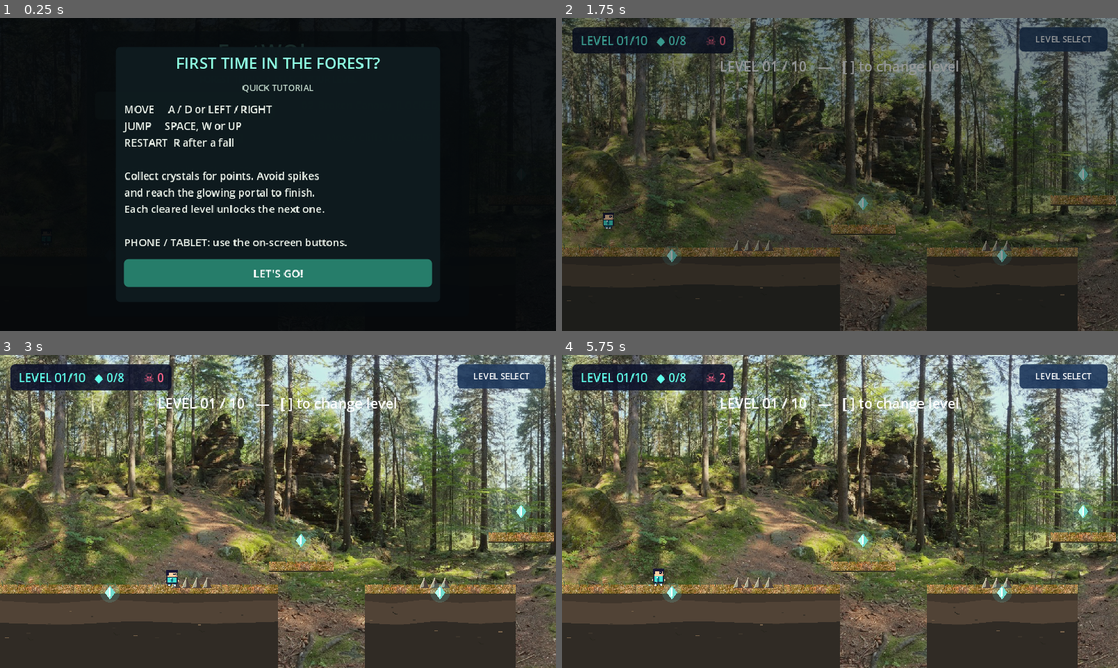
Above: before the commit, frames 1-4 (two rows, left to right).
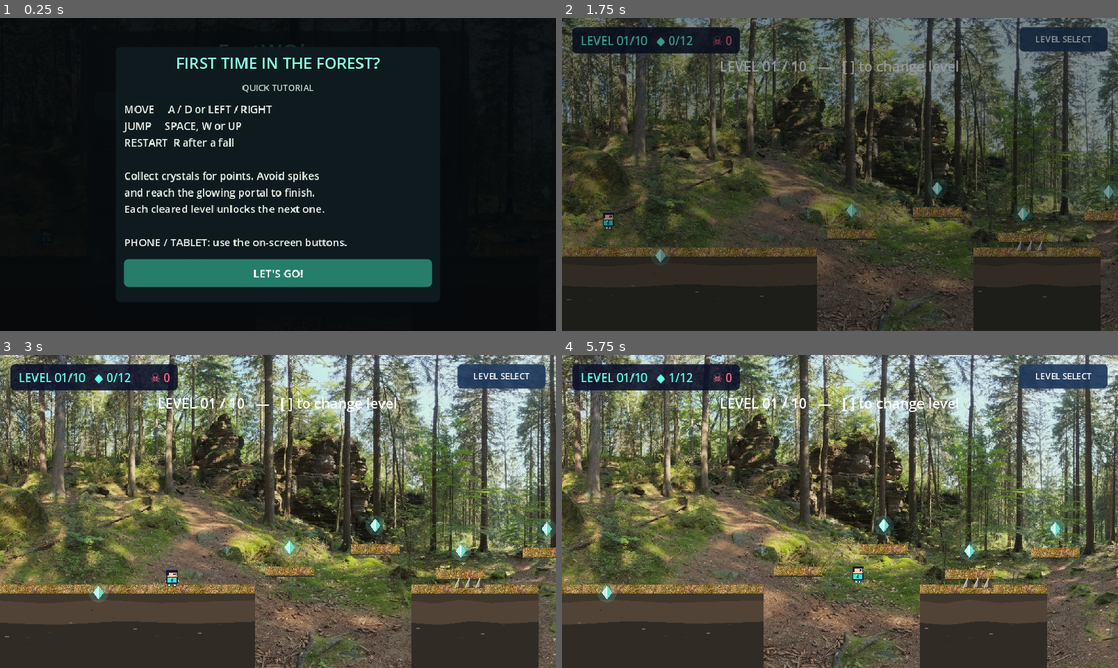
Above: after the commit, the same moments.

Repository: gggevego15-ui/FastWOken
Game: Godot game, scene res://scenes/main.tscn
Two runs of this game, one before a commit and one after it. Both use one fixed random seed, a clock stepped at 60 frames per second and the inputs below.
Inputs:
- Up to frame 1 (0.25 s): no input
- Up to frame 2 (1.75 s): click "LET'S GO!" at 0.5 s; click "01 Forest Entry" at 1.25 s
- Up to frame 3 (3 s): hold D (move_right) from 2.03 s (still down); tap Space (jump) at 2.1, 2.27, 2.57 s; tap ] (level_next) at 2.85 s
- Up to frame 4 (5.75 s): tap Space (jump) at 3.02, 3.05, 3.32, 3.8, 4.35, 4.52, 4.82, 5.27, 5.3, 5.57 s; release D (move_right) at 3.53 s; hold A (move_left) 3.53-4.28 s; tap [ (level_previous) at 3.6 s; hold D (move_right) from 4.28 s (still down); tap ] (level_next) at 5.1 s

The runs differ from the first frame. In frame 2, 4.7% of the frame differs, in the area x 0-100%, y 2-100%; in frame 3, 7.3%; in frame 4, 63%, in the area x 0-100%, y 0-100%.

Commit message:
Rework levels into calculated hardcore jump routes

Diff:
--- a/scripts/game.gd
+++ b/scripts/game.gd
@@ -256,26 +256,50 @@
 	queue_redraw()
 
 func _build_level() -> void:
-	# Each level has a hand-authored platform route and hazard rhythm.
-	var layouts := [
-		{"name":"Forest Entry", "ground":[[240,480],[760,260],[1130,300],[1560,300],[2040,400],[2440,280]], "platforms":[[520,365,112],[900,315,112],[1280,365,112],[1690,300,120],[1900,355,100],[2290,315,120]], "spikes":[[340,4],[760,3],[1130,4],[1560,4],[2010,3]], "crystals":[[190,410],[520,320],[760,410],[900,270],[1280,320],[1690,255],[1900,310],[2160,410]]},
-		{"name":"Broken Canopy", "ground":[[220,440],[690,180],[1050,180],[1440,210],[1850,200],[2280,360]], "platforms":[[450,380,90],[590,330,86],[850,370,88],[1000,300,82],[1250,350,90],[1390,285,80],[1640,340,90],[1790,285,84],[2100,350,100]], "spikes":[[310,4],[690,3],[1050,3],[1440,3],[1850,3]], "crystals":[[170,410],[450,335],[590,285],[850,325],[1000,255],[1250,305],[1390,240],[1640,295],[1790,240],[2100,305]]},
-		{"name":"Root Maze", "ground":[[210,420],[650,170],[1010,180],[1420,180],[1810,180],[2220,300]], "platforms":[[420,370,88],[520,310,80],[800,350,82],[900,285,82],[1170,355,84],[1280,300,82],[1580,350,86],[1690,285,82],[1980,350,90],[2090,295,82]], "spikes":[[290,4],[650,3],[1010,3],[1420,3],[1810,3]], "crystals":[[160,410],[420,325],[520,265],[800,305],[900,240],[1170,310],[1280,255],[1580,305],[1690,240],[1980,305]]},
-		{"name":"Mossy Cliffs", "ground":[[220,440],[690,160],[1070,160],[1450,160],[1830,160],[2250,340]], "platforms":[[440,390,100],[570,335,90],[820,390,90],[950,325,90],[1200,370,90],[1330,300,86],[1580,365,90],[1710,295,90],[1980,360,90],[2110,300,86]], "spikes":[[300,4],[690,3],[1070,3],[1450,3],[1830,3]], "crystals":[[180,410],[440,345],[570,290],[820,345],[950,280],[1200,325],[1330,255],[1580,320],[1710,250],[1980,315]]},
-		{"name":"Flooded Hollow", "ground":[[220,420],[650,180],[1030,180],[1410,180],[1790,180],[2200,320]], "platforms":[[440,360,100],[560,300,86],[820,345,88],[940,280,82],[1200,350,88],[1320,285,84],[1580,340,90],[1700,275,84],[1970,340,90],[2090,285,84]], "spikes":[[300,3],[650,3],[1030,3],[1410,3],[1790,3]], "crystals":[[160,410],[440,315],[560,260],[820,300],[940,240],[1200,305],[1320,245],[1580,295],[1700,235],[1970,295]]},
-		{"name":"Thorn Run", "ground":[[230,450],[700,170],[1080,160],[1460,170],[1840,170],[2290,380]], "platforms":[[480,365,90],[590,305,82],[860,355,82],[970,290,80],[1240,350,82],[1350,285,80],[1620,345,84],[1730,280,82],[2050,350,90],[2170,290,82]], "spikes":[[310,5],[700,4],[1080,4],[1460,4],[1840,4]], "crystals":[[170,410],[480,320],[590,265],[860,310],[970,245],[1240,305],[1350,240],[1620,300],[1730,235],[2050,305]]},
-		{"name":"Ravine Steps", "ground":[[220,420],[660,160],[1050,160],[1440,160],[1830,160],[2250,340]], "platforms":[[420,390,90],[530,340,80],[640,290,78],[820,370,82],[930,320,78],[1040,270,78],[1210,365,82],[1320,315,78],[1430,265,78],[1600,365,82],[1710,315,78],[1820,265,78],[2010,355,84],[2120,300,80]], "spikes":[[300,4],[660,3],[1050,3],[1440,3],[1830,3]], "crystals":[[160,410],[420,345],[640,245],[820,325],[1040,225],[1210,320],[1430,220],[1600,320],[1820,220],[2010,310]]},
-		{"name":"Nightwood", "ground":[[220,420],[660,170],[1030,170],[1410,170],[1790,170],[2210,320]], "platforms":[[430,370,90],[550,310,82],[800,360,84],[920,295,80],[1180,355,84],[1300,290,80],[1560,350,84],[1680,285,80],[1940,350,86],[2060,290,82]], "spikes":[[300,4],[660,3],[1030,3],[1410,3],[1790,3]], "crystals":[[160,410],[430,325],[550,265],[800,315],[920,250],[1180,310],[1300,245],[1560,305],[1680,240],[1940,305]]},
-		{"name":"Shattered Bridge", "ground":[[220,400],[600,130],[910,130],[1220,130],[1530,130],[1840,130],[2200,280]], "platforms":[[410,375,80],[500,320,72],[710,370,72],[810,315,72],[1020,370,72],[1120,310,72],[1330,365,72],[1430,305,72],[1640,360,72],[1740,300,72],[1950,355,80],[2050,295,76]], "spikes":[[300,4],[600,3],[910,3],[1220,3],[1530,3],[1840,3]], "crystals":[[150,410],[410,330],[500,275],[710,325],[810,270],[1020,325],[1120,265],[1330,320],[1430,260],[1640,315],[1740,255],[1950,310]]},
-		{"name":"The Last Canopy", "ground":[[220,390],[590,130],[900,130],[1210,130],[1520,130],[1830,130],[2180,260],[2580,300]], "platforms":[[400,380,76],[490,325,70],[690,370,70],[780,310,70],[1000,360,70],[1090,300,70],[1310,355,70],[1400,295,70],[1620,350,70],[1710,290,70],[1930,350,76],[2020,285,70],[2320,345,90],[2440,290,80]], "spikes":[[300,4],[590,3],[900,3],[1210,3],[1520,3],[1830,3],[2180,3]], "crystals":[[150,410],[400,335],[490,280],[690,325],[780,265],[1000,315],[1090,255],[1310,310],[1400,250],[1620,305],[1710,245],[1930,305],[2020,240],[2320,300]]}
-	]
-	var data: Dictionary = layouts[selected_level]
-	var ground: Array = data["ground"]
-	var elevated: Array = data["platforms"]
-	var spike_data: Array = data["spikes"]
-	var crystal_data: Array = data["crystals"]
-	level_end = float(ground[-1][0]) + float(ground[-1][1]) * 0.5 + 100.0
+	# Hardcore routes are generated from a reachability budget, not arbitrary gaps.
+	# Player physics: jump speed 445 px/s, gravity 1200 px/s^2, run speed 245 px/s.
+	var ground: Array = [[220, 440]]
+	var target_end := 2400.0 + float(selected_level) * 120.0
+	var ground_x := 820.0
+	while ground_x < target_end - 600.0:
+		ground.append([ground_x, 220.0])
+		ground_x += 600.0
+	var final_ground_x := target_end - 230.0
+	ground.append([final_ground_x, 300.0])
+
+	# Difficulty rises through narrower ledges, slightly longer gaps, and more
+	# dangerous ground recovery zones. Vertical changes stay inside the jump envelope.
+	var route_width := maxf(60.0, 84.0 - float(selected_level) * 2.5)
+	var route_spacing := 148.0 + float(selected_level) * 1.6
+	var elevated: Array = []
+	var crystal_data: Array = []
+	var route_x := 500.0
+	var route_index := 0
+	while route_x < final_ground_x - 105.0:
+		var pattern := [374.0, 336.0, 380.0, 342.0, 378.0, 340.0, 382.0, 346.0]
+		var y: float = pattern[route_index % pattern.size()]
+		# Later stages vary the rhythm without introducing unreachable height spikes.
+		if selected_level >= 5 and route_index % 4 == 2:
+			y -= 5.0
+		if selected_level >= 8 and route_index % 5 == 4:
+			y += 4.0
+		elevated.append([route_x, y, route_width])
+		crystal_data.append([route_x, y - 42.0])
+		route_x += route_spacing
+		route_index += 1
+
+	var spike_data: Array = []
+	for ground_index in range(1, ground.size() - 1):
+		var ground_piece: Array = ground[ground_index]
+		var spike_count := mini(5, 3 + int(selected_level / 3))
+		spike_data.append([ground_piece[0], spike_count])
+	# First crystal gives a safe target; optional crystals above narrow ledges reward precision.
+	crystal_data.push_front([170.0, 410.0])
+	var data := {"ground": ground, "platforms": elevated, "spikes": spike_data, "crystals": crystal_data}
+	var spike_count_total := spike_data.size()
 	crystal_total = crystal_data.size()
+	level_end = final_ground_x + 250.0
+	_validate_jump_route(elevated, ground)
 	for piece in ground:
 		_add_platform(Vector2(piece[0], FLOOR_Y), Vector2(piece[1], 144))
 	for piece in elevated:
@@ -285,6 +309,42 @@
 	for p in crystal_data:
 		_add_crystal(Vector2(p[0], p[1]))
 	_add_goal(Vector2(float(ground[-1][0]) + float(ground[-1][1]) * 0.5 - 45.0, 405))
+
+
+func _max_jump_horizontal_distance(source_top: float, target_top: float) -> float:
+	# Solve dy = -445*t + 0.5*1200*t^2 for the descending crossing.
+	var vertical_delta := target_top - source_top
+	var discriminant := 445.0 * 445.0 + 2.0 * 1200.0 * vertical_delta
+	if discriminant < 0.0:
+		return 0.0
+	var landing_time := (445.0 + sqrt(discriminant)) / 1200.0
+	return 245.0 * landing_time
+
+
+func _validate_jump_route(elevated: Array, ground: Array) -> void:
+	# Conservative 24 px reserve accounts for imperfect takeoff/landing timing.
+	var source_left := float(ground[0][0]) - float(ground[0][1]) * 0.5
+	var source_right := float(ground[0][0]) + float(ground[0][1]) * 0.5
+	var source_top := FLOOR_Y - 72.0
+	var route_gaps: Array[Dictionary] = []
+	for ledge in elevated:
+		var ledge_x: float = ledge[0]
+		var ledge_top: float = ledge[1] - 9.0
+		var ledge_width: float = ledge[2]
+		var gap := maxf(0.0, ledge_x - ledge_width * 0.5 - source_right)
+		var available := _max_jump_horizontal_distance(source_top, ledge_top) - 24.0
+		route_gaps.append({"gap": gap, "available": available, "from": source_right, "to": ledge_x - ledge_width * 0.5})
+		if gap > available:
+			push_warning("FastWOken level %02d: jump to ledge at x=%.0f needs %.1f px but conservative reach is %.1f px." % [selected_level + 1, ledge_x, gap, available])
+		source_left = ledge_x - ledge_width * 0.5
+		source_right = ledge_x + ledge_width * 0.5
+		source_top = ledge_top
+	var final_piece: Array = ground[ground.size() - 1]
+	var final_left := float(final_piece[0]) - float(final_piece[1]) * 0.5
+	var final_gap := maxf(0.0, final_left - source_right)
+	var final_available := _max_jump_horizontal_distance(source_top, FLOOR_Y - 72.0) - 24.0
+	if final_gap > final_available:
+		push_warning("FastWOken level %02d: final jump needs %.1f px but conservative reach is %.1f px." % [selected_level + 1, final_gap, final_available])
 
 func _add_platform(center: Vector2, size: Vector2) -> void:
 	var body := StaticBody2D.new()
